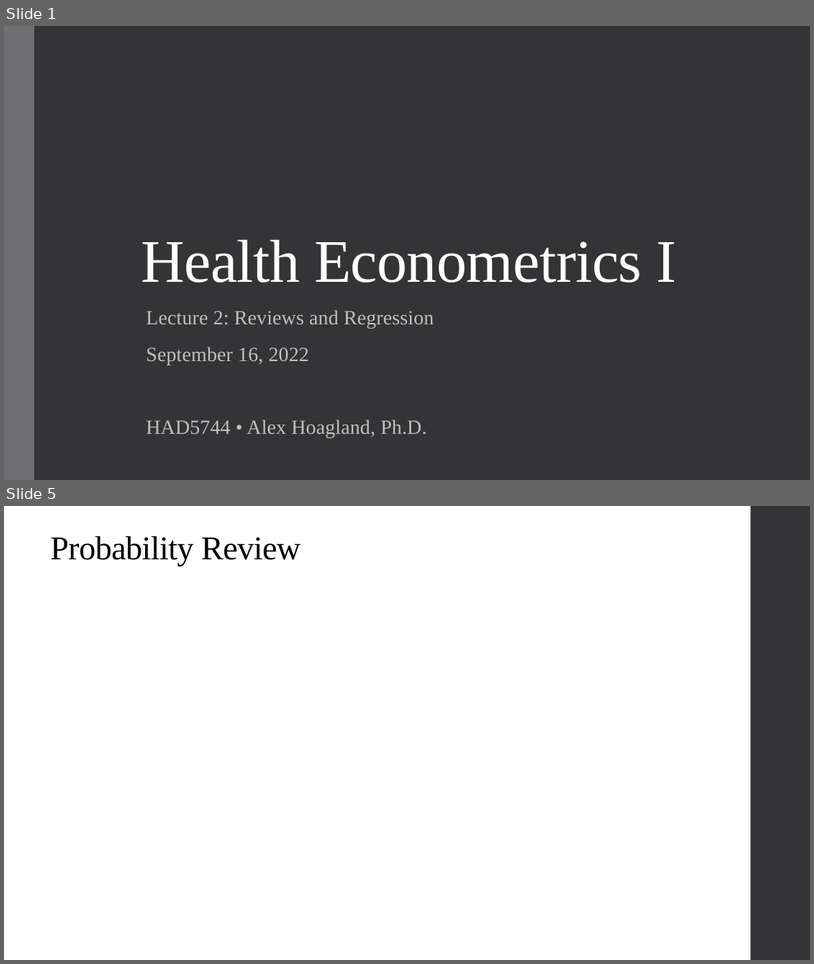
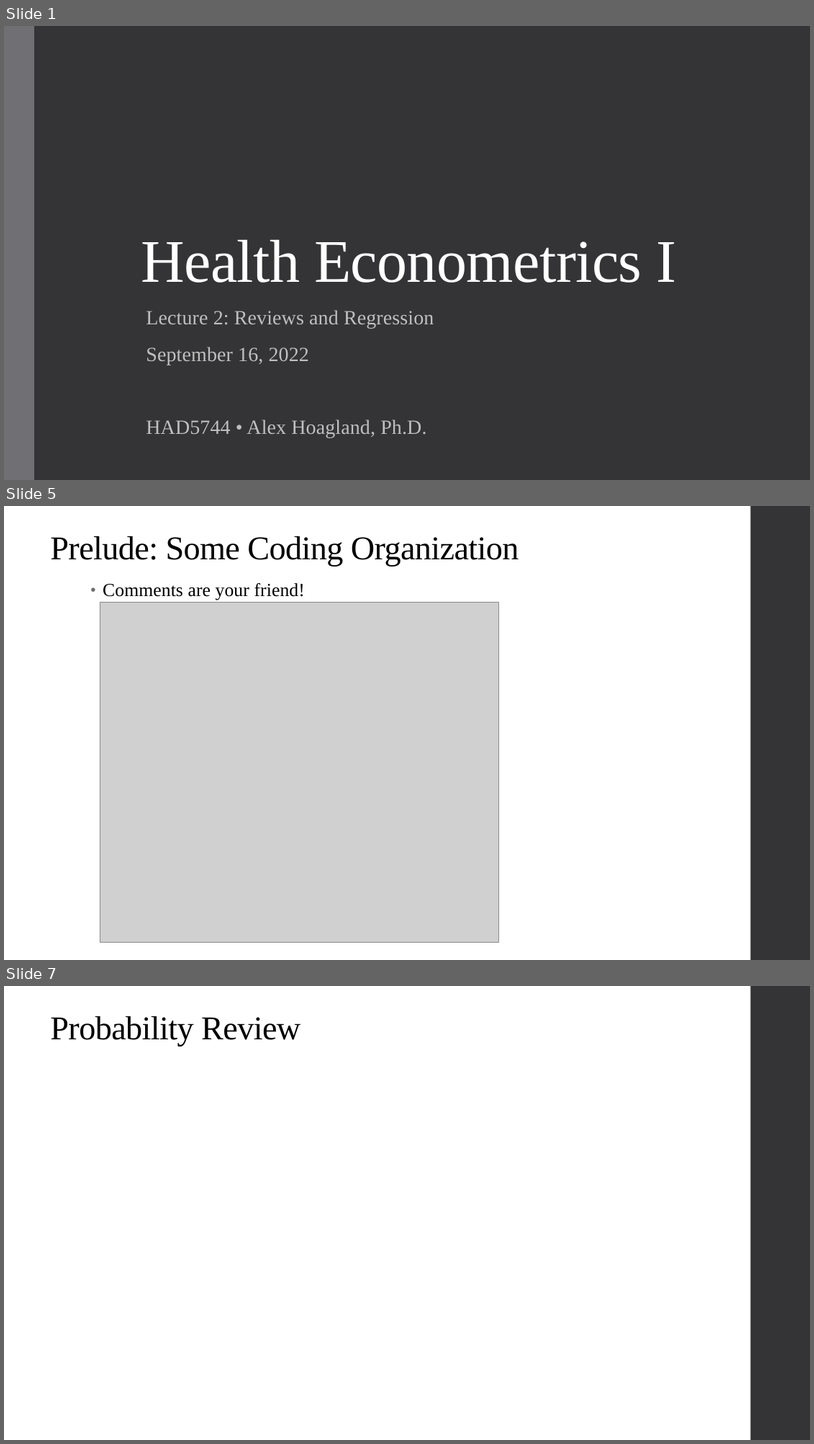
Before and after one commit to qiufei/fork-HAD5744, a slide deck: Lecture02_UnivariateOLS/Lecture2_OLS_2022F.pptx. Shown one above the other, each under a label of ours: slides 1 and 5 before the commit, slides 1, 5 and 7 after it; the slides between them are not shown. The pictures are 814x964 and 814x1444 pixels, drawn with LibreOffice and Linux fonts; fonts in the diff are those of the drawing; grey boxes stand for pictures. Boxes give left, top, right and bottom in pixels: in the first picture for what was removed or moved away, otherwise in the second. Text is boxed around its words. In the diff, an @@ line names an element or a change of style, - is before the commit and + after.

```diff
--- a/Lecture02_UnivariateOLS/Lecture2_OLS_2022F.pptx
+++ b/Lecture02_UnivariateOLS/Lecture2_OLS_2022F.pptx
@@ slide 5 added at (4,506,810,960), background #FFFFFF; not listed: 1 template element that a slide beside it also shows @@
@@ title added at (50,536,520,566), 39.6 pt, text #000000 @@
+Prelude: Some Coding Organization
@@ text added at (103,583,305,600), 22 pt, text #000000 @@
+• Comments are your friend!
@@ picture added at (100,602,499,942) @@
@@ what was slide 5 is now slide 7 @@
```
Also in this commit, not shown: 8 slides changed, 7 other slides added, 8 other files.
